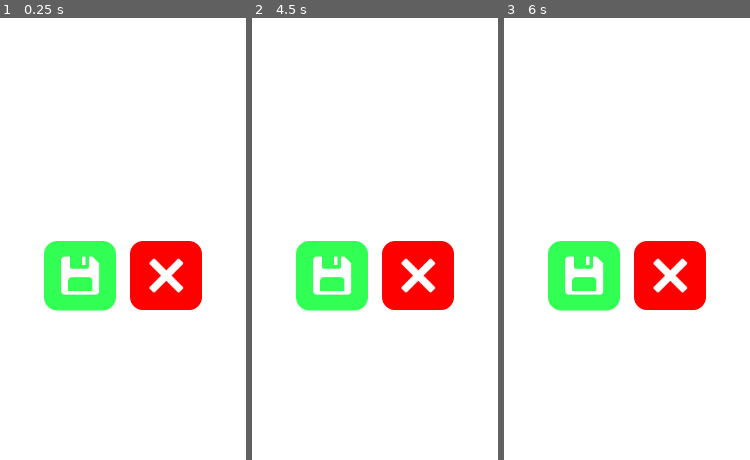
Above: before the commit, frames 1-3 (left to right).
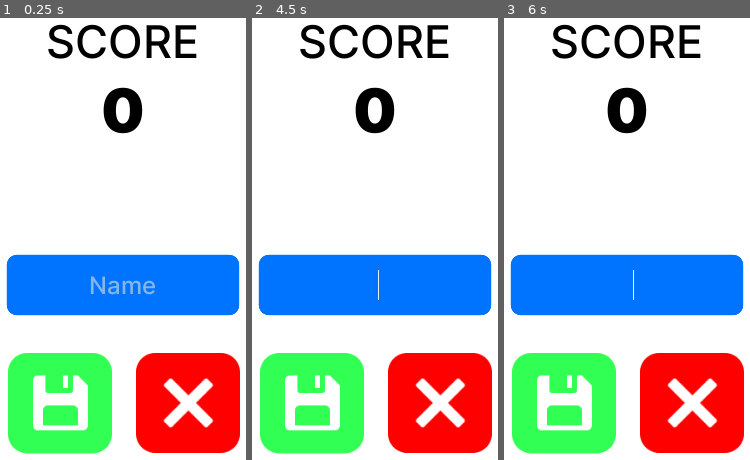
Above: after the commit, the same moments.

Repository: EmilienLeroy/FallingSquare
Game: Godot game, scene res://views/save.tscn
Same seed, same stepped clock (60 frames per second), same inputs: the game is played once before the commit and once after it. This scene is started directly instead of the project's main scene.
Inputs (mouse positions are in pixels of both pictures, inside the frame that each line leads up to; where the layout moved, square brackets give the same spot in the first picture):
- Up to frame 1 (0.25 s): no input
- Up to frame 2 (4.5 s): click (311, 406) [333, 278] at 0.5 s; click (311, 406) [333, 278] at 1.25 s; click (311, 406) [333, 278] at 2 s; click (438, 406) [416, 278] at 2.75 s; tap Enter at 3.5 s; move the mouse to (453, 256) at 3.52 s; click (453, 256) at 3.67 s; tap Space at 4.25 s; move the mouse to (303, 336) at 4.27 s; click (303, 336) at 4.42 s
- Up to frame 3 (6 s): tap Enter at 5 s; move the mouse to (663, 119) at 5.02 s; click (663, 119) at 5.17 s; tap Space at 5.75 s; move the mouse to (609, 455) at 5.77 s; click (609, 455) at 5.92 s

The runs differ from the first frame. In frame 1, 34% of the frame differs, in the area x 2-98%, y 1-99%; in frame 2, 34%; in frame 3, 34%.

Commit message:
🚧 Add text input into save view

Diff:
--- a/views/save.gd
+++ b/views/save.gd
@@ -6,6 +6,7 @@
 
 func _ready():
 	$Cancel.connect("button_down", self, "_on_cancel");
+	$Value.text = str(score);
 
 func _on_cancel():
 	emit_signal("cancel", score);
--- a/views/save.tscn
+++ b/views/save.tscn
@@ -1,26 +1,88 @@
-[gd_scene load_steps=4 format=2]
+[gd_scene load_steps=12 format=2]
 
 [ext_resource path="res://views/save.gd" type="Script" id=1]
 [ext_resource path="res://assets/textures/save.png" type="Texture" id=2]
 [ext_resource path="res://assets/textures/cancel.png" type="Texture" id=3]
+[ext_resource path="res://assets/fonts/Inter-Medium.ttf" type="DynamicFontData" id=4]
+
+[sub_resource type="DynamicFont" id=1]
+size = 24
+font_data = ExtResource( 4 )
+
+[sub_resource type="StyleBoxEmpty" id=10]
+
+[sub_resource type="StyleBoxFlat" id=2]
+bg_color = Color( 0, 0.458824, 1, 1 )
+corner_radius_top_left = 10
+corner_radius_top_right = 10
+corner_radius_bottom_right = 10
+corner_radius_bottom_left = 10
+
+[sub_resource type="DynamicFontData" id=7]
+font_path = "res://assets/fonts/Inter-Medium.ttf"
+
+[sub_resource type="DynamicFont" id=8]
+size = 45
+font_data = SubResource( 7 )
+
+[sub_resource type="DynamicFontData" id=3]
+font_path = "res://assets/fonts/Inter-Black.ttf"
+
+[sub_resource type="DynamicFont" id=9]
+size = 60
+outline_color = Color( 0, 0, 0, 1 )
+font_data = SubResource( 3 )
 
 [node name="Save" type="Node2D"]
 script = ExtResource( 1 )
 
 [node name="Cancel" type="TextureButton" parent="."]
-margin_left = 187.0
-margin_top = 344.0
-margin_right = 259.0
-margin_bottom = 416.0
+margin_left = 193.0
+margin_top = 456.0
+margin_right = 297.0
+margin_bottom = 560.0
 texture_normal = ExtResource( 3 )
 expand = true
 stretch_mode = 4
 
 [node name="Send" type="TextureButton" parent="."]
-margin_left = 101.0
-margin_top = 344.0
-margin_right = 173.0
-margin_bottom = 416.0
+margin_left = 65.0
+margin_top = 456.0
+margin_right = 169.0
+margin_bottom = 560.0
 texture_normal = ExtResource( 2 )
 expand = true
 stretch_mode = 4
+
+[node name="LineEdit" type="LineEdit" parent="."]
+margin_left = 64.0
+margin_top = 358.0
+margin_right = 296.0
+margin_bottom = 418.0
+custom_fonts/font = SubResource( 1 )
+custom_styles/focus = SubResource( 10 )
+custom_styles/normal = SubResource( 2 )
+align = 1
+max_length = 24
+placeholder_text = "Name"
+
+[node name="Title" type="Label" parent="."]
+margin_top = 114.0
+margin_right = 360.0
+margin_bottom = 176.0
+custom_colors/font_color = Color( 0, 0, 0, 1 )
+custom_fonts/font = SubResource( 8 )
+text = "SCORE"
+align = 1
+valign = 1
+uppercase = true
+
+[node name="Value" type="Label" parent="."]
+margin_top = 176.0
+margin_right = 360.0
+margin_bottom = 225.0
+custom_colors/font_color = Color( 0, 0, 0, 1 )
+custom_fonts/font = SubResource( 9 )
+text = "0"
+align = 1
+valign = 1
Not shown: 1 places in views/lose.tscn that only renumber resources
